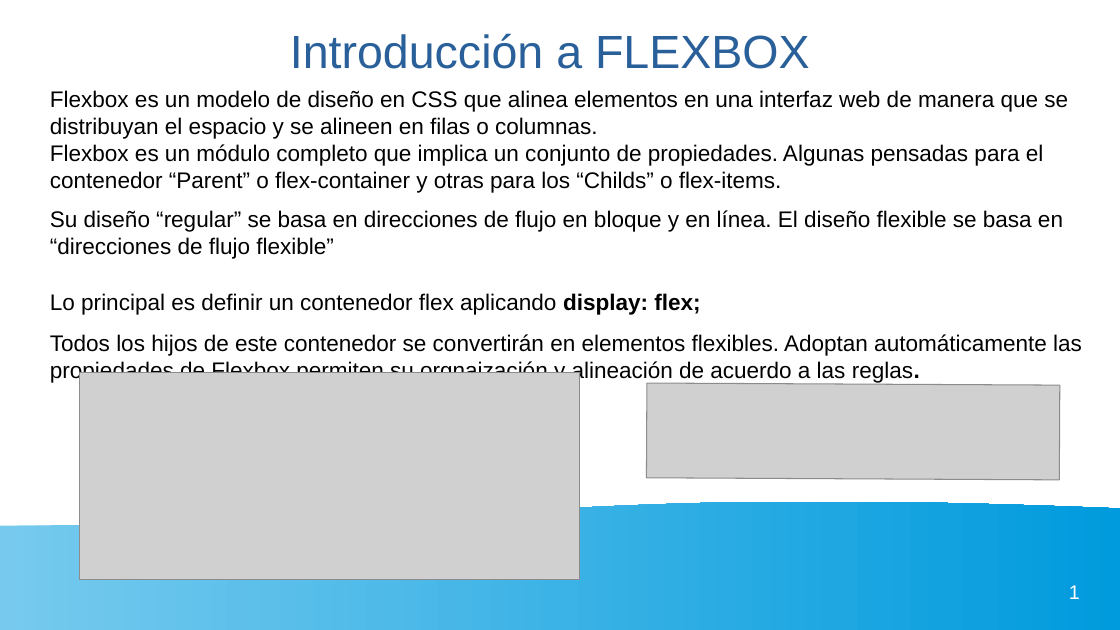
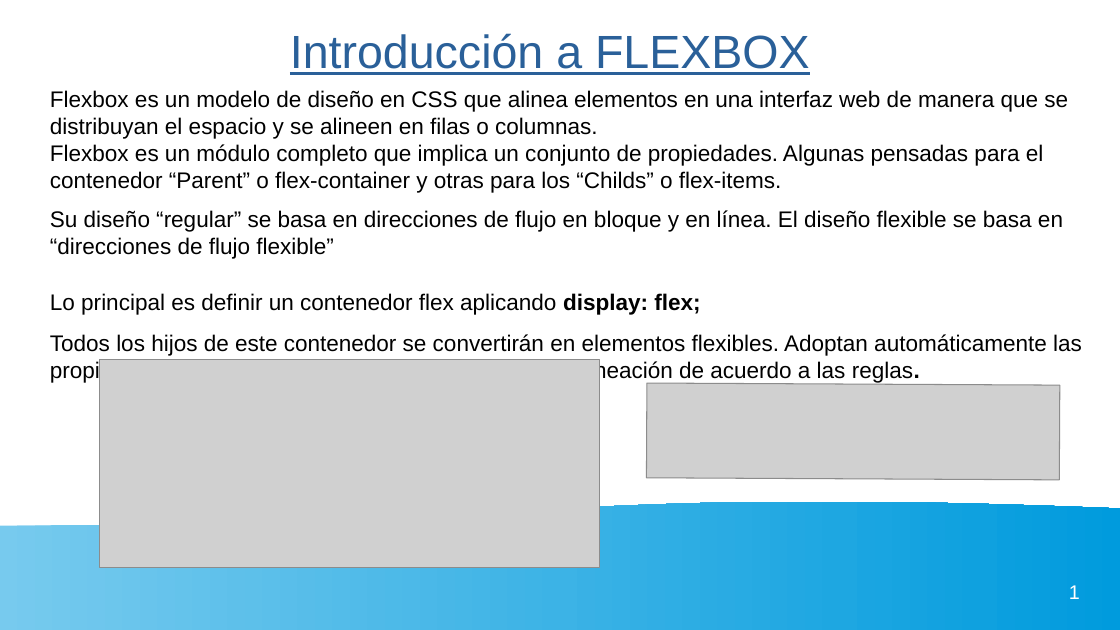
Before and after one commit to gaizkamg/HTML-CSS-Entregable, a slide deck: slide 1 of Presentacion/presentacion-flexbox.odp. Drawn at 1120x630 pixels with LibreOffice and Linux fonts; fonts in the diff are those of the drawing; grey boxes stand for pictures. Boxes give left, top, right and bottom in pixels: in the first picture for what was removed or moved away, otherwise in the second. Text is boxed around its words. In the diff, an @@ line names an element or a change of style, - is before the commit and + after.

```diff
--- a/Presentacion/presentacion-flexbox.odp
+++ b/Presentacion/presentacion-flexbox.odp
@@ title "Introducción a FLEXBOX" at [290, 33, 809, 75]: underline on @@
@@ text at [50, 334, 1082, 383]: text changed @@
-Todos los hijos de este contenedor se convertirán en elementos flexibles. Adoptan automáticamente las propiedades de Flexbox,permiten su orgnaización y alineación de acuerdo a las reglas.
+Todos los hijos de este contenedor se convertirán en elementos flexibles. Adoptan automáticamente las propiedades de Flexbox,permiten su organización y alineación de acuerdo a las reglas.
@@ picture: place and size @@
-picture at [80, 372, 580, 579]
+picture at [100, 360, 600, 567]
```
Also in this commit, not shown: 3 other slides changed, 2 slides added, 1 slide removed, 2 other files.
